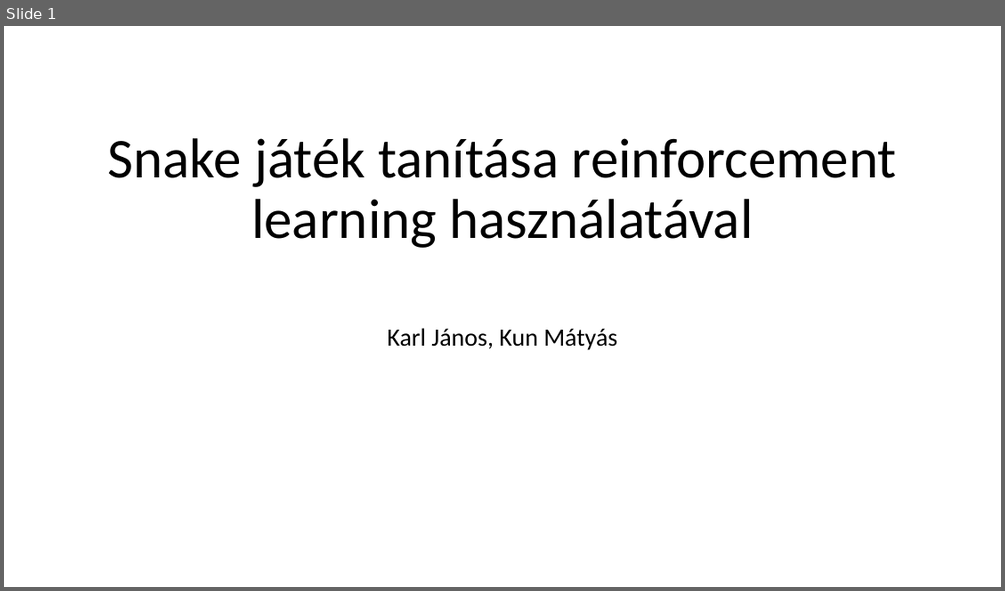
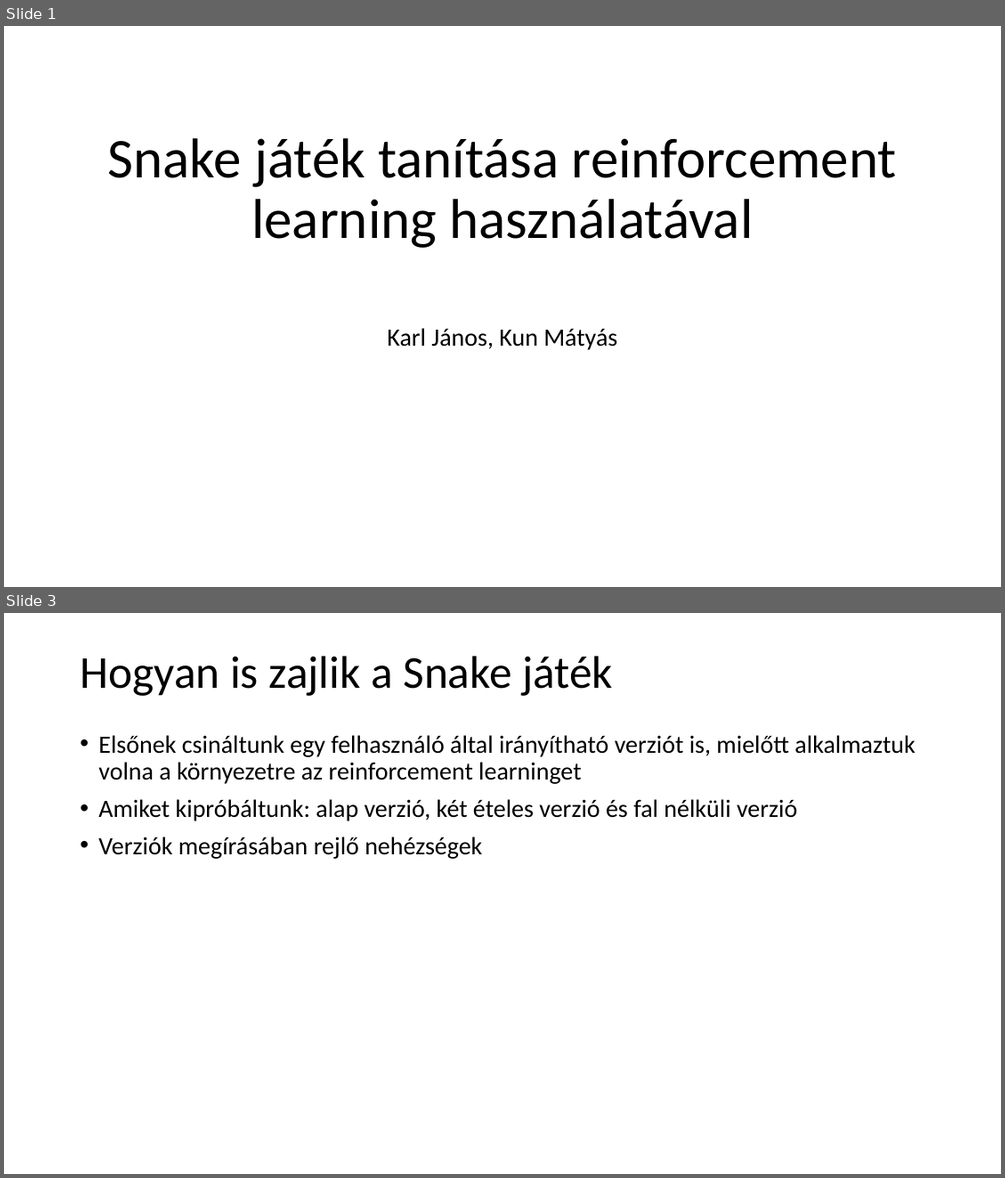
Before and after one commit to kunmts/Snake_AI_gyak, a slide deck: Projektmunka_KarlJanos_KunMatyas.pptx. Shown one above the other, each under a label of ours: slide 1 before the commit, slides 1 and 3 after it; the slides between them are not shown. The pictures are 1005x591 and 1005x1178 pixels, drawn with LibreOffice and Linux fonts; fonts in the diff are those of the drawing. Boxes give left, top, right and bottom in pixels: in the first picture for what was removed or moved away, otherwise in the second. Text is boxed around its words. In the diff, an @@ line names an element or a change of style, - is before the commit and + after.

```diff
--- a/Projektmunka_KarlJanos_KunMatyas.pptx
+++ b/Projektmunka_KarlJanos_KunMatyas.pptx
@@ slide 3 added at <box>4,613,1001,1174</box>, background #FFFFFF @@
@@ title added at <box>80,656,613,696</box>, 44 pt, text #000000 @@
+Hogyan is zajlik a Snake játék
@@ text added at <box>98,735,914,859</box>, 24 pt, text #000000 @@
+• Elsőnek csináltunk egy felhasználó által irányítható verziót is, mielőtt alkalmaztuk volna a környezetre az reinforcement learninget
+• Amiket kipróbáltunk: alap verzió, két ételes verzió és fal nélküli verzió
+• Verziók megírásában rejlő nehézségek
```
Also in this commit, not shown: 2 slides changed, 8 other slides added, 2 slides removed.
